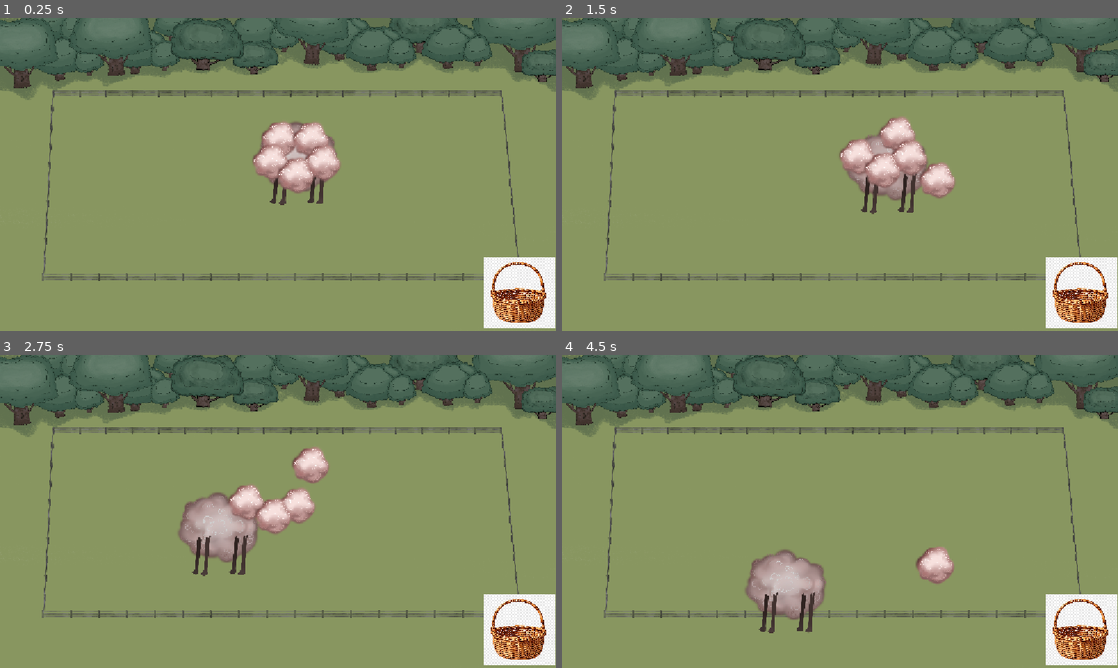
Above: before the commit, frames 1-4 (two rows, left to right).
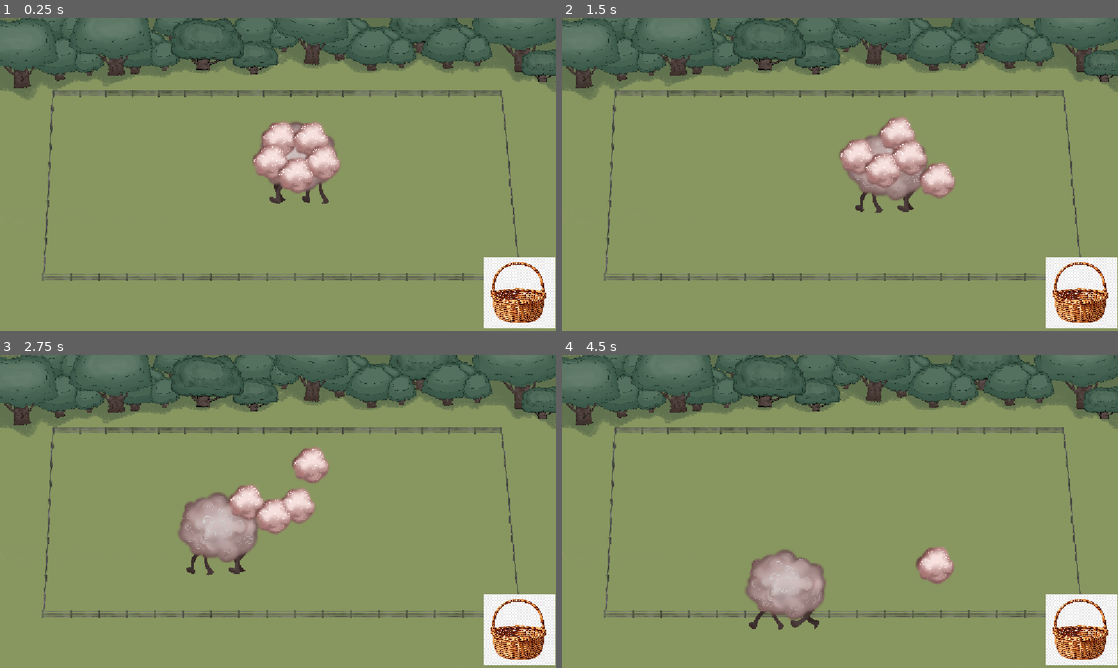
Above: after the commit, the same moments.

Repository: ellajunttari/five-nights-at-the-sheep-farm
Game: Godot game, scene res://scenes/field.tscn
The game is run twice, just before and just after one commit, with the same random seed, the same clock (stepped at 60 frames per second) and the same inputs.
Inputs (mouse positions are in pixels of both pictures, inside the frame that each line leads up to):
- Up to frame 1 (0.25 s): no input
- Up to frame 2 (1.5 s): drag from (1079, 293) to (895, 105) at 0.52 s; drag from (862, 124) to (1079, 293) at 1.27 s
- Up to frame 3 (2.75 s): move the mouse to (311, 464) at 2.02 s; click (311, 464) at 2.17 s
- Up to frame 4 (4.5 s): drag from (806, 502) to (673, 464) at 2.77 s; drag from (840, 545) to (1079, 630) at 3.52 s; drag from (862, 533) to (1079, 630) at 4.27 s

The runs differ from the first frame. In frame 1, 0.3% of the frame differs, in the area x 48-60%, y 50-60%; in frame 2, 0.4%; in frame 3, 0.4%; in frame 4, 0.5%, in the area x 33-47%, y 75-89%.

Commit message:
the character walks

Diff:
--- a/scenes/physics_shoop.gd
+++ b/scenes/physics_shoop.gd
@@ -1,4 +1,5 @@
 extends RigidBody2D
+@onready var anim: AnimatedSprite2D = $AnimatedSprite2D
 
 var speed : float = 90.0
 var move_direction = Vector2.ZERO
@@ -16,8 +17,18 @@
 			speed = 200.0
 
 		linear_velocity = move_direction * speed
+
+		if linear_velocity.length() == 0:
+			if anim.animation != "idle":
+				anim.play("idle")
+
+		else:
+			if anim.animation != "walk":
+				anim.play("walk")
 	else:
 		linear_velocity = Vector2.ZERO
+		if anim.animation != "idle":
+			anim.play("idle")
 
 # This function runs the moment the sheep hits a wall
 func _on_sheep_body_entered(body):
--- a/scenes/physics_shoop.tscn
+++ b/scenes/physics_shoop.tscn
@@ -9,6 +9,8 @@
 [sub_resource type="PhysicsMaterial" id="PhysicsMaterial_7yc3j"]
 friction = 0.09
 bounce = 0.18
+
+[sub_resource type="CircleShape2D" id="CircleShape2D_1lmpo"]
 
 [sub_resource type="AtlasTexture" id="AtlasTexture_amyth"]
 atlas = ExtResource("4_amyth")
@@ -49,7 +51,7 @@
 "texture": ExtResource("4_6sj8m")
 }],
 "loop": true,
-"name": &"Idle",
+"name": &"idle",
 "speed": 5.0
 }, {
 "frames": [{
@@ -78,11 +80,9 @@
 "texture": SubResource("AtlasTexture_ljxxe")
 }],
 "loop": true,
-"name": &"Walk",
+"name": &"walk",
 "speed": 5.0
 }]
-
-[sub_resource type="CircleShape2D" id="CircleShape2D_1lmpo"]
 
 [node name="PhysicsShoop" type="RigidBody2D" unique_id=1177162672]
 z_index = 3
@@ -99,11 +99,6 @@
 z_index = 90
 scale = Vector2(0.2, 0.2)
 texture = ExtResource("2_7yc3j")
-
-[node name="AnimatedSprite2D" type="AnimatedSprite2D" parent="Sprite2D" unique_id=1057678873]
-sprite_frames = SubResource("SpriteFrames_vpn8d")
-animation = &"Idle"
-autoplay = "Idle"
 
 [node name="fur" type="Node2D" parent="." unique_id=1996397280]
 light_mask = 2
@@ -133,3 +128,9 @@
 [node name="CollisionShape2D" type="CollisionShape2D" parent="." unique_id=1177976134]
 scale = Vector2(6, 6)
 shape = SubResource("CircleShape2D_1lmpo")
+
+[node name="AnimatedSprite2D" type="AnimatedSprite2D" parent="." unique_id=1057678873]
+scale = Vector2(0.2, 0.2)
+sprite_frames = SubResource("SpriteFrames_vpn8d")
+animation = &"idle"
+autoplay = "idle"
Not shown: 1 places in scenes/physics_shoop.tscn that only renumber resources
